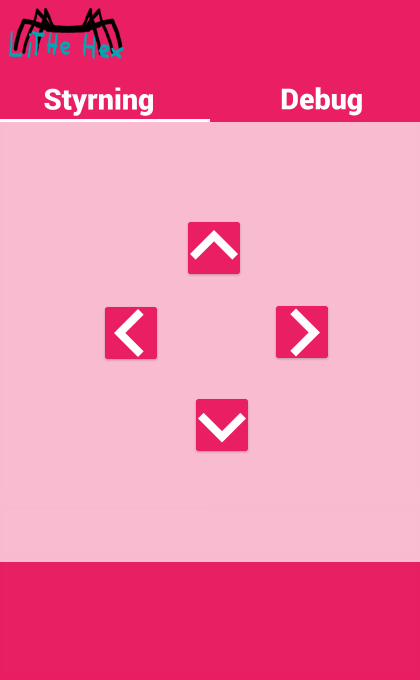
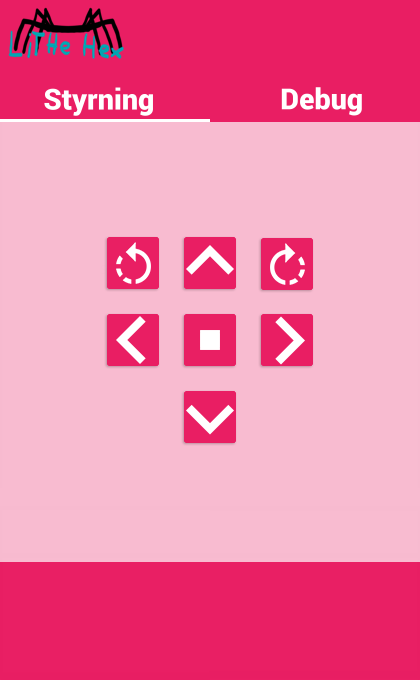
The second (420, 680) image is a revision of the first. Changes to its layers:
renamed "left" to "Layer 1", painted on it over bbox(103, 221, 330, 454)
removed layer "right" over bbox(103, 221, 330, 454)
removed layer "down" over bbox(103, 221, 330, 454)
removed layer "up" over bbox(103, 221, 330, 454)
removed layer "main" over bbox(103, 221, 330, 454)
removed layer "footer" over bbox(103, 320, 330, 454)
removed layer "topbar" over bbox(103, 221, 330, 454)
removed layer "oldgui" over bbox(103, 221, 330, 454)
